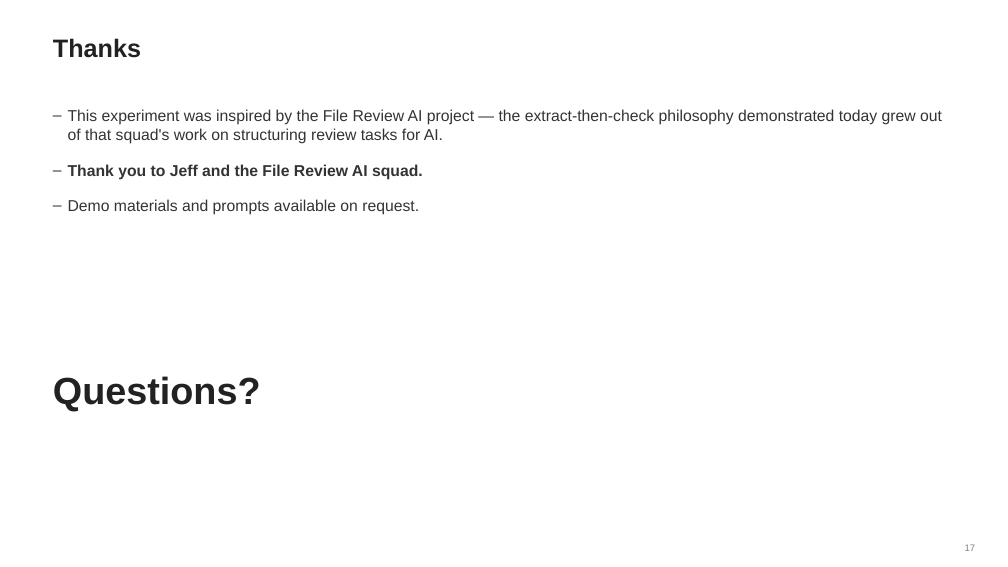
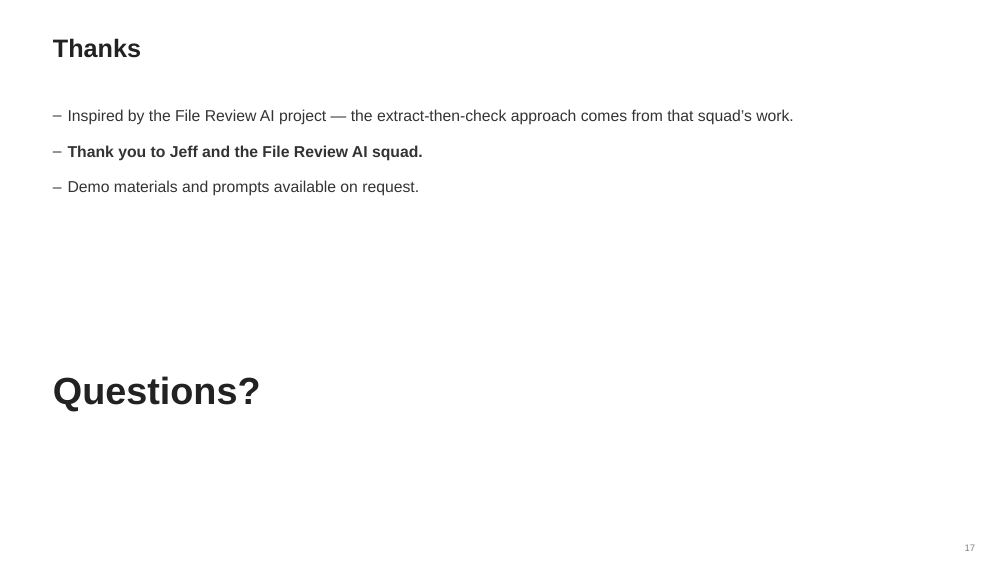
Before and after one commit to ld2955/SelfProject, a slide deck: slide 17 of AI_Summer_League_Demo_plain.pptx. Drawn at 1008x567 pixels with LibreOffice and Linux fonts; fonts in the diff are those of the drawing. Boxes give left, top, right and bottom in pixels: in the first picture for what was removed or moved away, otherwise in the second. Text is boxed around its words. In the diff, an @@ line names an element or a change of style, - is before the commit and + after.

```diff
--- a/AI_Summer_League_Demo_plain.pptx
+++ b/AI_Summer_League_Demo_plain.pptx
@@ text at bbox=[68, 109, 794, 125]: text changed @@
-– This experiment was inspired by the File Review AI project — the extract-then-check philosophy demonstrated today grew out of that squad's work on structuring review tasks for AI.
+– Inspired by the File Review AI project — the extract-then-check approach comes from that squad’s work.
```
Also in this commit, not shown: 14 other slides changed.
